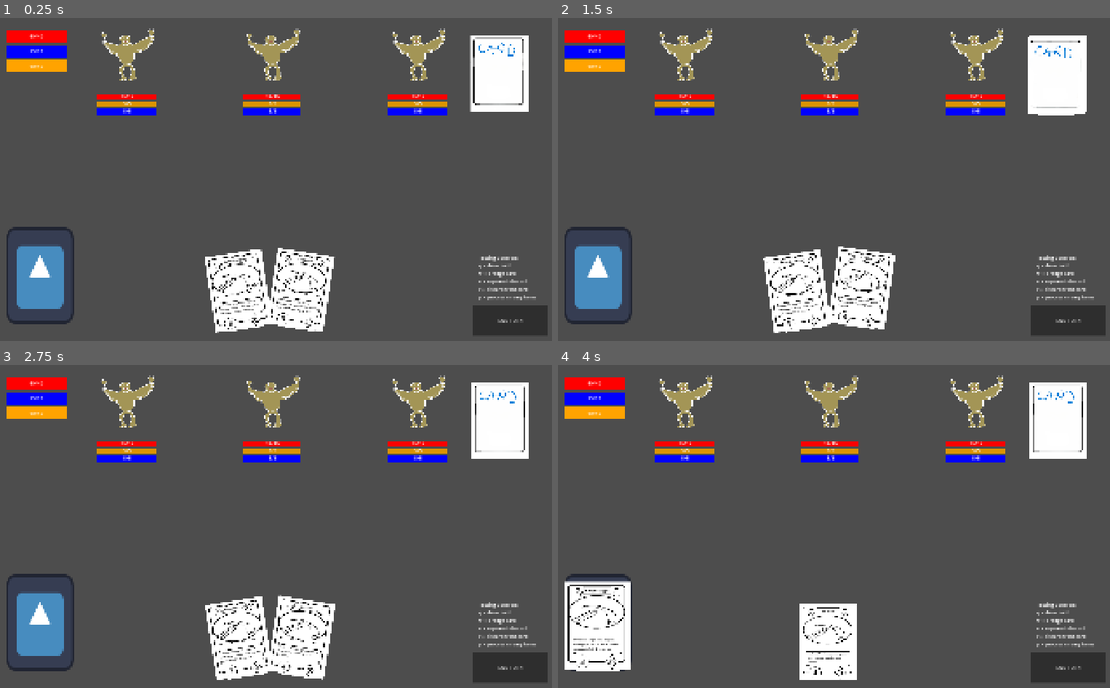
Above: before the commit, frames 1-4 (two rows, left to right).
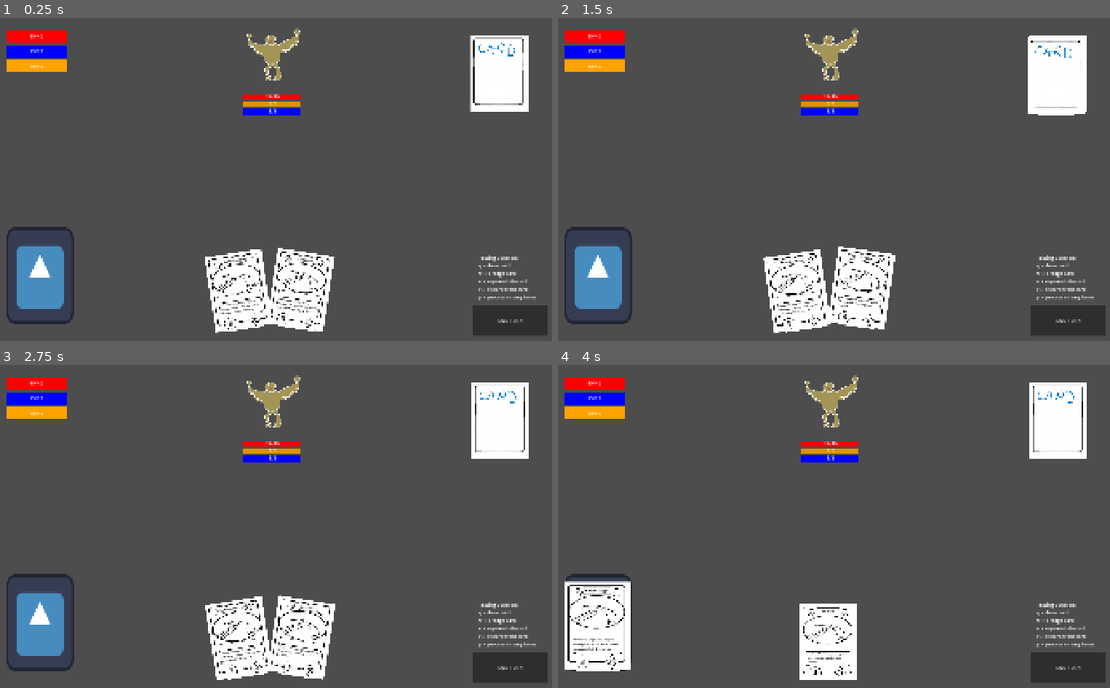
Above: after the commit, the same moments.

Repository: idealmonke/2.5d-test
Game: Godot game, scene res://game_data/scenes/Prototype_Battle.tscn
Same seed, same stepped clock (60 frames per second), same inputs: the game is played once before the commit and once after it. This scene is started directly instead of the project's main scene. The engine's default icon, where the game draws it, is replaced by a stand-in: a white triangle on a blue panel in a dark square.
Inputs (mouse positions are in pixels of both pictures, inside the frame that each line leads up to):
- Up to frame 1 (0.25 s): no input
- Up to frame 2 (1.5 s): tap Enter at 0.5 s; drag from (596, 276) to (1060, 72) at 0.52 s; click "END TURN" at 1.25 s
- Up to frame 3 (2.75 s): tap Space at 2 s; drag from (502, 419) to (38, 623) at 2.02 s
- Up to frame 4 (4 s): tap Enter at 2.75 s; move the mouse to (1060, 416) at 2.77 s; hold W 2.78-3.5 s; tap R at 2.85 s; click (1060, 416) at 2.92 s; tap Space at 3.5 s; drag from (1060, 419) to (596, 626) at 3.52 s

The runs differ from the first frame. In frame 1, 2.2% of the frame differs, in the area x 17-82%, y 3-31%; in frame 2, 2.2%; in frame 3, 2.2%; in frame 4, 2.2%.

Commit message:
enemy death / win screen

Diff:
--- a/game_data/battle_config.tres
+++ b/game_data/battle_config.tres
@@ -1,10 +1,10 @@
-[gd_resource type="Resource" script_class="battle_config" format=3 uid="uid://diui58goywvk2"]
+[gd_resource type="Resource" script_class="battle_config" format=3 uid="uid://dfsarwcjiqkse"]
 
 [ext_resource type="Resource" uid="uid://bfow5mjt2qwkc" path="res://game_data/player_data/party_data/Starter1.tres" id="1_d2gtx"]
 [ext_resource type="Script" uid="uid://dpmb6l2ednj1l" path="res://game_data/battle_config.gd" id="2_krdy4"]
 
 [resource]
 script = ExtResource("2_krdy4")
-enemyIDs = Array[int]([1, 1, 1])
+enemyIDs = Array[int]([-1, 1, -1])
 party = ExtResource("1_d2gtx")
 metadata/_custom_type_script = "uid://dpmb6l2ednj1l"
--- a/game_data/enemies/enemy.gd
+++ b/game_data/enemies/enemy.gd
@@ -114,6 +114,9 @@
 		damage.add_damage(-1 * defense.get(damage.damage_type))
 	current_health -= damage.get_amount()
 	_update_stat_bars()
+
+func is_dead() -> bool:
+	return current_health<=0
 
 func add_status_stacks(status: status_effect, stacks: int, magnitude: float) -> void:
 	if current_status_effects.has(status.data.name):
--- a/game_data/scenes/Prototype_Battle.tscn
+++ b/game_data/scenes/Prototype_Battle.tscn
@@ -7,6 +7,9 @@
 [ext_resource type="Script" uid="uid://dxa8pniujnbnr" path="res://game_data/skill_cards/card_locations/skill_card_library.gd" id="4_h35sd"]
 [ext_resource type="Texture2D" uid="uid://2jcqtthsd6ij" path="res://icon.svg" id="5_h35sd"]
 [ext_resource type="Script" uid="uid://dwo633dwu4swd" path="res://game_data/skill_cards/targeting_manager.gd" id="7_wxjty"]
+[ext_resource type="Texture2D" uid="uid://cem1g003uokh2" path="res://game_data/goku/goku.png" id="8_l4n2p"]
+[ext_resource type="Texture2D" uid="uid://8pldicdphy16" path="res://game_data/status_effects/status_effect_data/fire.png" id="9_5ar1h"]
+[ext_resource type="Script" uid="uid://bx8sc2n1k2vbh" path="res://game_data/scripts/win_exit_button.gd" id="10_5ar1h"]
 
 [sub_resource type="RectangleShape2D" id="RectangleShape2D_wxjty"]
 
@@ -47,6 +50,18 @@
 gradient = SubResource("Gradient_5ar1h")
 width = 200
 height = 40
+
+[sub_resource type="StyleBoxFlat" id="StyleBoxFlat_l4n2p"]
+content_margin_left = 0.0
+content_margin_top = 0.0
+content_margin_right = 0.0
+content_margin_bottom = 0.0
+bg_color = Color(0.18, 0.18, 0.18, 0.9254902)
+corner_radius_top_left = 3
+corner_radius_top_right = 3
+corner_radius_bottom_right = 3
+corner_radius_bottom_left = 3
+corner_detail = 5
 
 [node name="PrototypeBattle" type="Node2D" unique_id=1303829405]
 script = ExtResource("1_lpuuh")
@@ -170,6 +185,60 @@
 horizontal_alignment = 1
 vertical_alignment = 1
 
+[node name="win_panel" type="PanelContainer" parent="." unique_id=1328969556]
+visible = false
+z_index = 100
+offset_left = 368.0
+offset_top = 162.0
+offset_right = 1568.0
+offset_bottom = 862.0
+theme_override_styles/panel = SubResource("StyleBoxFlat_l4n2p")
+
+[node name="VBoxContainer" type="VBoxContainer" parent="win_panel" unique_id=1700531472]
+layout_mode = 2
+alignment = 1
+
+[node name="Label" type="Label" parent="win_panel/VBoxContainer" unique_id=1291657476]
+layout_mode = 2
+theme_override_font_sizes/font_size = 60
+text = "You defeated all the enemies and won!"
+horizontal_alignment = 1
+
+[node name="HBoxContainer" type="HBoxContainer" parent="win_panel/VBoxContainer" unique_id=1881463621]
+layout_mode = 2
+alignment = 1
+
+[node name="TextureRect" type="TextureRect" parent="win_panel/VBoxContainer/HBoxContainer" unique_id=2116977307]
+layout_mode = 2
+texture = ExtResource("9_5ar1h")
+expand_mode = 2
+
+[node name="TextureRect2" type="TextureRect" parent="win_panel/VBoxContainer/HBoxContainer" unique_id=562751620]
+layout_mode = 2
+texture = ExtResource("8_l4n2p")
+expand_mode = 2
+
+[node name="TextureRect3" type="TextureRect" parent="win_panel/VBoxContainer/HBoxContainer" unique_id=358608751]
+layout_mode = 2
+texture = ExtResource("5_h35sd")
+
+[node name="Control" type="Control" parent="win_panel/VBoxContainer" unique_id=1724168836]
+custom_minimum_size = Vector2(0, 50)
+layout_mode = 2
+
+[node name="exit_button" type="Button" parent="win_panel/VBoxContainer" unique_id=397749773]
+layout_mode = 2
+size_flags_horizontal = 4
+offset_transform_enabled = true
+theme_override_font_sizes/font_size = 60
+text = "Exit"
+script = ExtResource("10_5ar1h")
+
+[node name="HBoxContainer2" type="HBoxContainer" parent="win_panel/VBoxContainer" unique_id=588068581]
+layout_mode = 2
+alignment = 2
+
 [connection signal="pressed" from="end_turn" to="." method="_on_end_turn_pressed"]
 [connection signal="pressed" from="targeting_manager/cancel_button" to="targeting_manager" method="_on_cancel_button_pressed"]
 [connection signal="pressed" from="targeting_manager/confirm_button" to="targeting_manager" method="_on_confirm_button_pressed"]
+[connection signal="pressed" from="win_panel/VBoxContainer/exit_button" to="win_panel/VBoxContainer/exit_button" method="_on_pressed"]
--- a/game_data/scripts/battle_controller.gd
+++ b/game_data/scripts/battle_controller.gd
@@ -13,11 +13,10 @@
 
 # Necessary UI Stuff
 var end_turn_button: Button
+var win_screen : PanelContainer
 
 #Targeting Manager
 var targeting_manager_instance : targeting_manager
-
-signal display_signal
 
 # Init Battle Controller
 func _ready() -> void:
@@ -50,15 +49,17 @@
 			for enem in data.enemies:
 				enem.process_turn()
 
-func setup(battle_scene: Node, discard: Node, hand: Node, library: Node, tm : targeting_manager, end_turn, display: skill_card_display_grid) -> void:
+func setup(battle_scene: Node, discard: Node, hand: Node, library: Node, tm : targeting_manager, end_turn, display: skill_card_display_grid, win: PanelContainer) -> void:
 	data.discard = discard
 	data.hand = hand
 	data.library = library
 
+	win_screen = win
+
 	targeting_manager_instance = tm
 	display_grid = display
 	end_turn_button = end_turn
-	_change_state(COMMON_ENUMS.BATTLE_STATE.PLAYER_UPKEEP)
+	#(must be run post enemy creation): _change_state(COMMON_ENUMS.BATTLE_STATE.PLAYER_UPKEEP)
 
 # Immutable Game Actions (These are what we call elsewhere)
 func draw_card() -> void:
@@ -184,10 +185,23 @@
 func _player_playing() -> void:
 	# Gameplay related setup
 	# UI/Animation stuff in the state functions
+
+
+
 	pass
+
+
 
 func _end_turn() -> void:
 	_change_state(COMMON_ENUMS.BATTLE_STATE.PLAYER_END)
+
+func _process_deaths() -> bool:
+	for enem in data.enemies.duplicate():
+		if enem.is_dead():
+			data.enemies.erase(enem)
+			enem.queue_free()
+
+	return data.enemies.size()==0
 
 ## Used for managing the actions at start of state like animations etc
 func _on_enter_state(state: COMMON_ENUMS.BATTLE_STATE) -> void:
@@ -206,6 +220,9 @@
 			pass
 		COMMON_ENUMS.BATTLE_STATE.DISPLAYING:
 			pass
+		COMMON_ENUMS.BATTLE_STATE.WIN_SCREEN:
+			end_turn_button.hide()
+			win_screen.show()
 
 ## Used for managing the actions at end of state like animations etc
 func _on_exit_state(state: COMMON_ENUMS.BATTLE_STATE) -> void:
@@ -229,6 +246,9 @@
 func _change_state(new_state: COMMON_ENUMS.BATTLE_STATE) -> void:
 	_on_exit_state(current_state)
 	current_state = new_state
+	if current_state != COMMON_ENUMS.BATTLE_STATE.WIN_SCREEN and _process_deaths():
+		_change_state(COMMON_ENUMS.BATTLE_STATE.WIN_SCREEN)
+		return
 	_on_enter_state(current_state)
 	match current_state:
 		COMMON_ENUMS.BATTLE_STATE.PLAYER_UPKEEP:
@@ -250,3 +270,5 @@
 			pass
 		COMMON_ENUMS.BATTLE_STATE.DISPLAYING:
 			pass
+		COMMON_ENUMS.BATTLE_STATE.WIN_SCREEN:
+			pass
--- a/game_data/scripts/battle_setup.gd
+++ b/game_data/scripts/battle_setup.gd
@@ -14,11 +14,11 @@
 										$player_stat_bars/stamina_bar,
 										$player_stat_bars/stamina_bar/stamina_label)
 
-	BattleController.setup(self, $discard, $hand, $library, $targeting_manager, $end_turn, $skill_card_display_grid)
+	BattleController.setup(self, $discard, $hand, $library, $targeting_manager, $end_turn, $skill_card_display_grid, $win_panel)
 
 	_init_player_cards()
 	_init_enemies()
-
+	print("enemies created")
 	BattleController._change_state(COMMON_ENUMS.BATTLE_STATE.PLAYER_UPKEEP)
 
 func _on_end_turn_pressed() -> void:
@@ -38,7 +38,7 @@
 
 func _init_enemies() -> void:
 	var enemyIDs : Array[int] = BATTLE_CONFIG.enemyIDs
-	BattleController.data.enemies = [null, null, null]
+	BattleController.data.enemies = []
 
 	for idx in range(3):
 		var id = enemyIDs[idx]
@@ -51,5 +51,6 @@
 		$enemy_storage.add_child(enemy_instance)
 		enemy_instance.initialize_data(data, idx)
 
-		BattleController.data.enemies[idx] = enemy_instance
+		#BattleController.data.enemies[idx] = enemy_instance
+		BattleController.data.enemies.append(enemy_instance)
 		enemy_instance.position = BattleController.data.enemy_locations[idx]
--- a/game_data/scripts/common_enums.gd
+++ b/game_data/scripts/common_enums.gd
@@ -18,6 +18,6 @@
 
 enum TIMING {START, END, PLAY, DAMAGED}
 
-enum BATTLE_STATE {PLAYER_PLAYING, PLAYER_SELECTING, PLAYER_UPKEEP, PLAYER_END, ENEMY_TURNS, BEGIN_BATTLE, CARD_PLAYING, DISPLAYING}
+enum BATTLE_STATE {PLAYER_PLAYING, PLAYER_SELECTING, PLAYER_UPKEEP, PLAYER_END, ENEMY_TURNS, BEGIN_BATTLE, CARD_PLAYING, DISPLAYING, WIN_SCREEN}
 
 enum PLAYER_STATS {HEALTH, STAMINA, MANA, MANA_REGEN, HANDSIZE, DEFENSE}
--- /dev/null
+++ b/game_data/scripts/win_exit_button.gd
@@ -0,0 +1,15 @@
+extends Button
+
+
+# Called when the node enters the scene tree for the first time.
+func _ready() -> void:
+	pass # Replace with function body.
+
+
+# Called every frame. 'delta' is the elapsed time since the previous frame.
+func _process(delta: float) -> void:
+	pass
+
+
+func _on_pressed() -> void:
+	get_tree().change_scene_to_file("res://game_data/scenes/Main_Menu.tscn");
--- a/game_data/skill_cards/targeting_info.gd
+++ b/game_data/skill_cards/targeting_info.gd
@@ -3,18 +3,18 @@
 
 enum POSITIONS {LEFT, MIDDLE, RIGHT}
 
-var targets : Array[int]
+var targets : Array[enemy]
 
-func add_target(idx : int):
-	targets.append(idx)
+func add_target(enem : enemy):
+	targets.append(enem)
 
 func single_target() -> enemy:
-	return BattleController.data.enemies[targets[0]]
+	return targets[0]
 
 func all_targets() -> Array[enemy]:
 	var enemies = []
-	for position in targets:
-		enemies.append(BattleController.data.enemies[position])
+	for enem in targets:
+		enemies.append(enem)
 	return enemies
 
 # Deprecated?
--- a/game_data/skill_cards/targeting_manager.gd
+++ b/game_data/skill_cards/targeting_manager.gd
@@ -116,7 +116,7 @@
 			_placed_arrows.append(_cur_arrow)
 			_placed_arrowheads.append(_arrow_head)
 
-			cur_targets.add_target(res.idx)
+			cur_targets.add_target(res)
 
 			_create_arrow()
 			OFFSETS[res.idx] += 100
--- a/game_data/status_effects/status_effect_data/burning.tres
+++ b/game_data/status_effects/status_effect_data/burning.tres
@@ -2,7 +2,7 @@
 
 [ext_resource type="Script" uid="uid://ckat7g3sy3t70" path="res://game_data/status_effects/status_effect_data.gd" id="1_5wx5m"]
 [ext_resource type="Script" uid="uid://cbl86pfh536nh" path="res://game_data/status_effects/status_effect_abilities/burning_ability.gd" id="1_pgnwk"]
-[ext_resource type="Texture2D" uid="uid://2jcqtthsd6ij" path="res://icon.svg" id="2_oe1ka"]
+[ext_resource type="Texture2D" uid="uid://8pldicdphy16" path="res://game_data/status_effects/status_effect_data/fire.png" id="2_pgnwk"]
 
 [sub_resource type="Resource" id="Resource_5wx5m"]
 script = ExtResource("1_pgnwk")
@@ -12,6 +12,6 @@
 script = ExtResource("1_5wx5m")
 name = "Burning"
 desc = "Take some damage!"
-display_image = ExtResource("2_oe1ka")
+display_image = ExtResource("2_pgnwk")
 ability = SubResource("Resource_5wx5m")
 metadata/_custom_type_script = "uid://ckat7g3sy3t70"
Not shown, added: game_data/scripts/win_exit_button.gd.uid
Binary file added: game_data/status_effects/status_effect_data/fire.png
Not shown, added: game_data/status_effects/status_effect_data/fire.png.import
